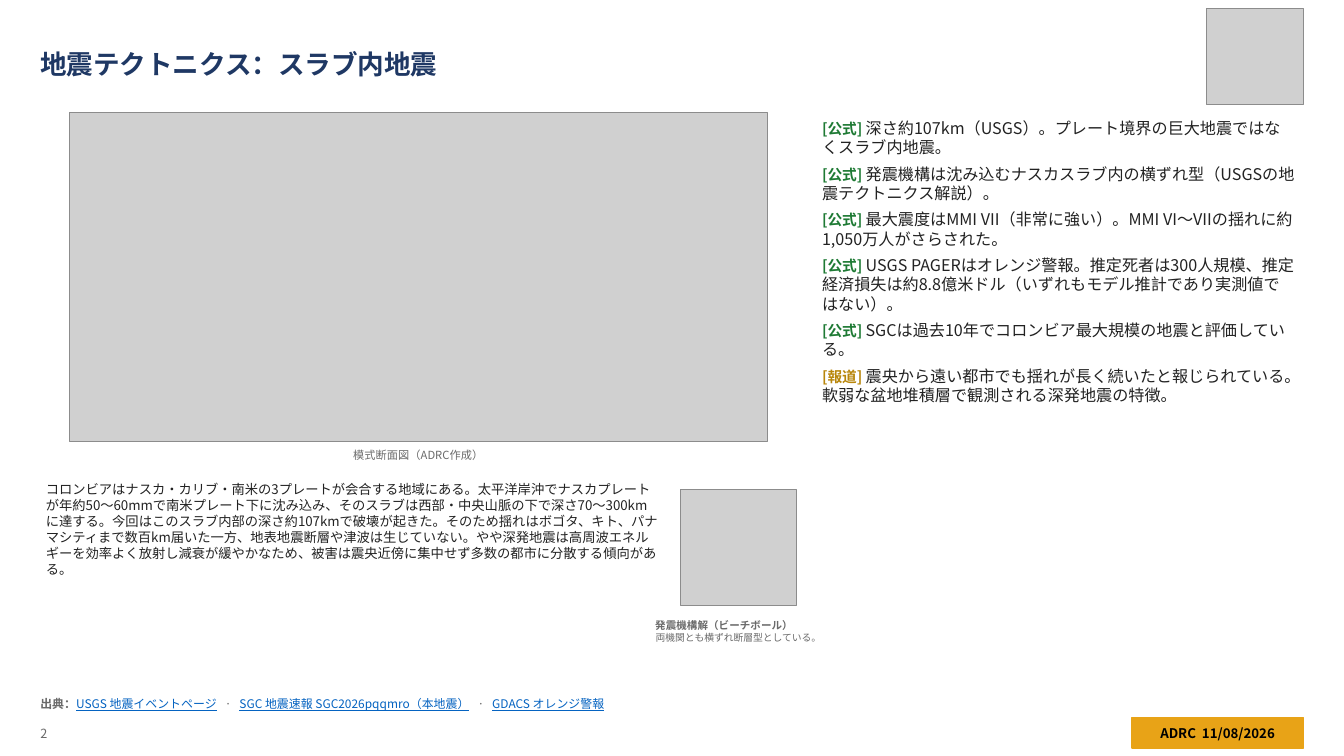
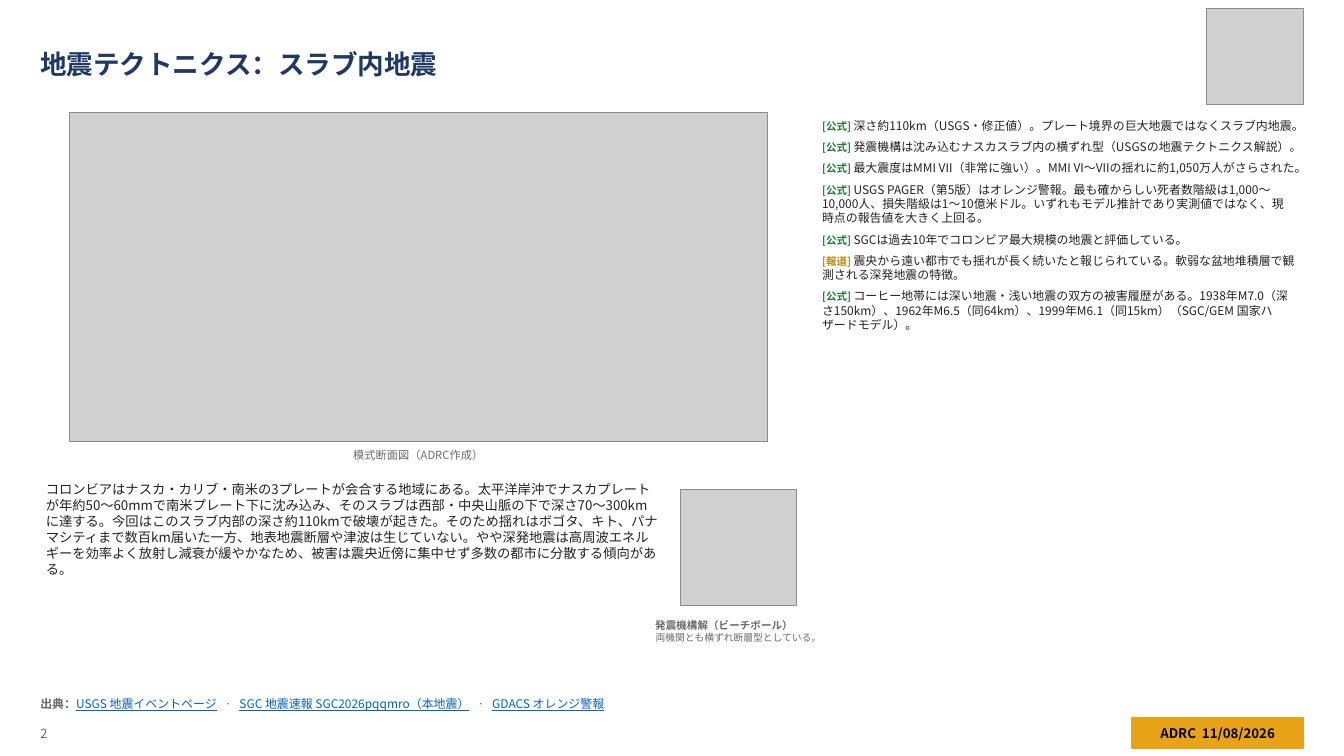
Before and after one commit to kochobi-max/whatsmap, a slide deck: slide 2 of reports/colombia_eq_20260810/output/ADRC_EQ_COL_Choco_20260810_JA.pptx. Drawn at 1344x756 pixels with LibreOffice and Linux fonts; fonts in the diff are those of the drawing; grey boxes stand for pictures. Boxes give left, top, right and bottom in pixels: in the first picture for what was removed or moved away, otherwise in the second. Text is boxed around its words. In the diff, an @@ line names an element or a change of style, - is before the commit and + after.

```diff
--- a/reports/colombia_eq_20260810/output/ADRC_EQ_COL_Choco_20260810_JA.pptx
+++ b/reports/colombia_eq_20260810/output/ADRC_EQ_COL_Choco_20260810_JA.pptx
@@ text at <box>822,120,1304,132</box>: text changed; size 11.5 to 8.5 pt @@
-• [公式] 深さ約107km（USGS）。プレート境界の巨大地震ではなくスラブ内地震。
+• [公式] 深さ約110km（USGS・修正値）。プレート境界の巨大地震ではなくスラブ内地震。
@@ text at <box>822,141,1307,280</box>: size 10.5 to 7.5 pt in "[公式]", "[公式]", "[公式]", "[報道]"; size 11.5 to 8.5 pt in "発震機構は沈み込むナスカスラブ内の横ずれ型（USGSの地震テクトニクス解説）。", "最大震度はMMI VII（非常に強い）。MMI VI〜VIIの揺れに約1,050万人がさらされた。", "SGCは過去10年でコロンビア最大規模の地震と評価している。", "震央から遠い都市でも揺れが長く続いたと報じられている。軟弱な盆地堆積層で観測される深発地震の特徴。" @@
@@ text at <box>822,184,1284,223</box>: text changed; size 11.5 to 8.5 pt @@
-• [公式] USGS PAGERはオレンジ警報。推定死者は300人規模、推定経済損失は約8.8億米ドル（いずれもモデル推計であり実測値ではない）。
+• [公式] USGS PAGER（第5版）はオレンジ警報。最も確からしい死者数階級は1,000〜10,000人、損失階級は1〜10億米ドル。いずれもモデル推計であり実測値ではなく、現時点の報告値を大きく上回る。
@@ text at <box>822,290,1288,330</box>: paragraph added @@
+• [公式] コーヒー地帯には深い地震・浅い地震の双方の被害履歴がある。1938年M7.0（深さ150km）、1962年M6.5（同64km）、1999年M6.1（同15km）（SGC/GEM 国家ハザードモデル）。
@@ text at <box>46,482,658,575</box>: text changed @@
-コロンビアはナスカ・カリブ・南米の3プレートが会合する地域にある。太平洋岸沖でナスカプレートが年約50〜60mmで南米プレート下に沈み込み、そのスラブは西部・中央山脈の下で深さ70〜300kmに達する。今回はこのスラブ内部の深さ約107kmで破壊が起きた。そのため揺れはボゴタ、キト、パナマシティまで数百km届いた一方、地表地震断層や津波は生じていない。やや深発地震は高周波エネルギーを効率よく放射し減衰が緩やかなため、被害は震央近傍に集中せず多数の都市に分散する傾向がある。
+コロンビアはナスカ・カリブ・南米の3プレートが会合する地域にある。太平洋岸沖でナスカプレートが年約50〜60mmで南米プレート下に沈み込み、そのスラブは西部・中央山脈の下で深さ70〜300kmに達する。今回はこのスラブ内部の深さ約110kmで破壊が起きた。そのため揺れはボゴタ、キト、パナマシティまで数百km届いた一方、地表地震断層や津波は生じていない。やや深発地震は高周波エネルギーを効率よく放射し減衰が緩やかなため、被害は震央近傍に集中せず多数の都市に分散する傾向がある。
```
Also in this commit, not shown: 23 other slides changed, 2 slides added, 39 other files.
